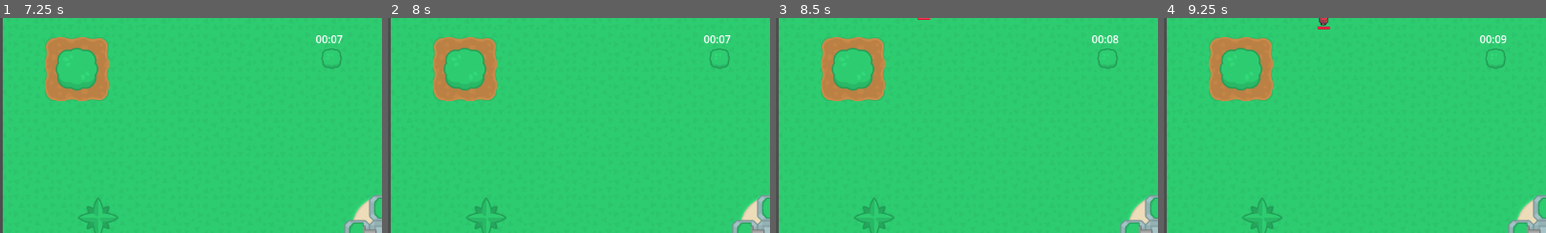
Above: before the commit, frames 1-4 (left to right).
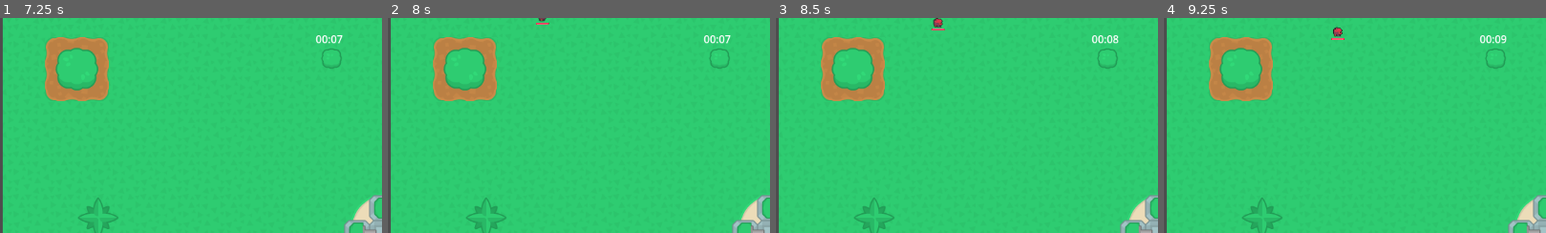
Above: after the commit, the same moments.

Repository: Quilfort/gamedevjs-2025
Game: Godot game, scene res://Scenes/battlefield.tscn
The game is run twice, just before and just after one commit, with the same random seed, the same clock (stepped at 60 frames per second) and the same inputs. Sound files missing from this copy of the repository are replaced by a short silence.
Inputs:
- Up to frame 1 (7.25 s): tap Enter at 0.5, 2, 3.5 s; tap Space at 1.25, 2.75, 4.25 s
- Up to frame 2 (8 s): no input
- Up to frame 3 (8.5 s): no input
- Up to frame 4 (9.25 s): no input
The pictures show only the part of the screen within x 0-50%, y 0-50%; the shares and areas given below are measured in that part.

Frame 1 is identical in both runs. In frame 2, less than 0.1% of the frame differs, in the area x 38-43%, y 0-4%; in frame 3, 0.2%; in frame 4, 0.3%, in the area x 40-48%, y 0-11%.

Commit message:
Update some balancing options

Diff:
--- a/gamedev-2025/Scenes/battlefield.tscn
+++ b/gamedev-2025/Scenes/battlefield.tscn
@@ -41,7 +41,7 @@
 
 [node name="StartTimer" type="Timer" parent="Main"]
 unique_name_in_owner = true
-wait_time = 0.5
+wait_time = 0.1
 one_shot = true
 
 [node name="Middle" type="Node" parent="."]
--- a/gamedev-2025/Scripts/Menu/upgrade_menu.gd
+++ b/gamedev-2025/Scripts/Menu/upgrade_menu.gd
@@ -61,6 +61,7 @@
 	finish_upgrade()
 
 func apply_upgrade(direction: String, upgrade_type: String) -> void:
+	print(direction, upgrade_type)
 	match upgrade_type:
 		"attack":
 			match direction:
@@ -74,6 +75,11 @@
 				"east": GameManager.tower_attack_speed_east = apply_speed_upgrade(GameManager.tower_attack_speed_east)
 				"south": GameManager.tower_attack_speed_south = apply_speed_upgrade(GameManager.tower_attack_speed_south)
 				"west": GameManager.tower_attack_speed_west = apply_speed_upgrade(GameManager.tower_attack_speed_west)
+
+	print(GameManager.tower_attack_north)
+	print(GameManager.tower_attack_east)
+	print(GameManager.tower_attack_south)
+	print(GameManager.tower_attack_west)
 
 func apply_speed_upgrade(current_speed: float) -> float:
 	return max(current_speed * SPEED_UPGRADE_MULTIPLIER, MIN_ATTACK_SPEED)
--- a/gamedev-2025/Scripts/Singleton/game_manager.gd
+++ b/gamedev-2025/Scripts/Singleton/game_manager.gd
@@ -11,11 +11,11 @@
 var exp_growth_factor := 1.3
 
 #Tower Attack
-var tower_attack_init: int = 0.01
-var tower_attack_north: int = tower_attack_init
-var tower_attack_east:int  = tower_attack_init
-var tower_attack_south:int  = tower_attack_init
-var tower_attack_west:int = tower_attack_init
+var tower_attack_init: float = 1
+var tower_attack_north: float = tower_attack_init
+var tower_attack_east:float  = tower_attack_init
+var tower_attack_south:float  = tower_attack_init
+var tower_attack_west:float = tower_attack_init
 
 # Attack speed (lower = faster shooting)
 var tower_attack_speed_init := 1.0
@@ -25,8 +25,9 @@
 var tower_attack_speed_west := tower_attack_speed_init
 
 # Enemy / Computer
+var enemy_time_level_tracker := 0
 const ENEMY_SPEED_UPGRADE_MULTIPLIER := 0.9
-var enemy_spawn_speed_init := 5.0
+var enemy_spawn_speed_init := 4.5
 var enemy_spawn_speed_north := enemy_spawn_speed_init
 var enemy_spawn_speed_east := enemy_spawn_speed_init
 var enemy_spawn_speed_south := enemy_spawn_speed_init
@@ -126,6 +127,15 @@
 func add_time(delta: float):
 	elapsed_time += delta
 
+	var current_half_minutes  = int(elapsed_time) / 30
+
+	if current_half_minutes > enemy_time_level_tracker:
+		enemy_time_level_tracker = current_half_minutes
+		print("Enemy time-based level up at 30s mark #%d" % current_half_minutes)
+		level_up_enemy()
+		#Extra event
+		level_up_enemy()
+
 func get_elapsed_time() -> float:
 	return elapsed_time
 
@@ -139,7 +149,7 @@
 	# Experience
 	current_level = 1
 	current_exp = 0.0
-	exp_to_next_level = 5.0
+	exp_to_next_level = 10.0
 	exp_growth_factor = 1.3
 	#Tower Attack
 	tower_attack_north = tower_attack_init
@@ -152,6 +162,7 @@
 	tower_attack_speed_south = tower_attack_speed_init
 	tower_attack_speed_west = tower_attack_speed_init
 	# Enemy / Computer
+	enemy_time_level_tracker = 0
 	enemy_spawn_speed_north = enemy_spawn_speed_init
 	enemy_spawn_speed_east = enemy_spawn_speed_init
 	enemy_spawn_speed_south = enemy_spawn_speed_init
